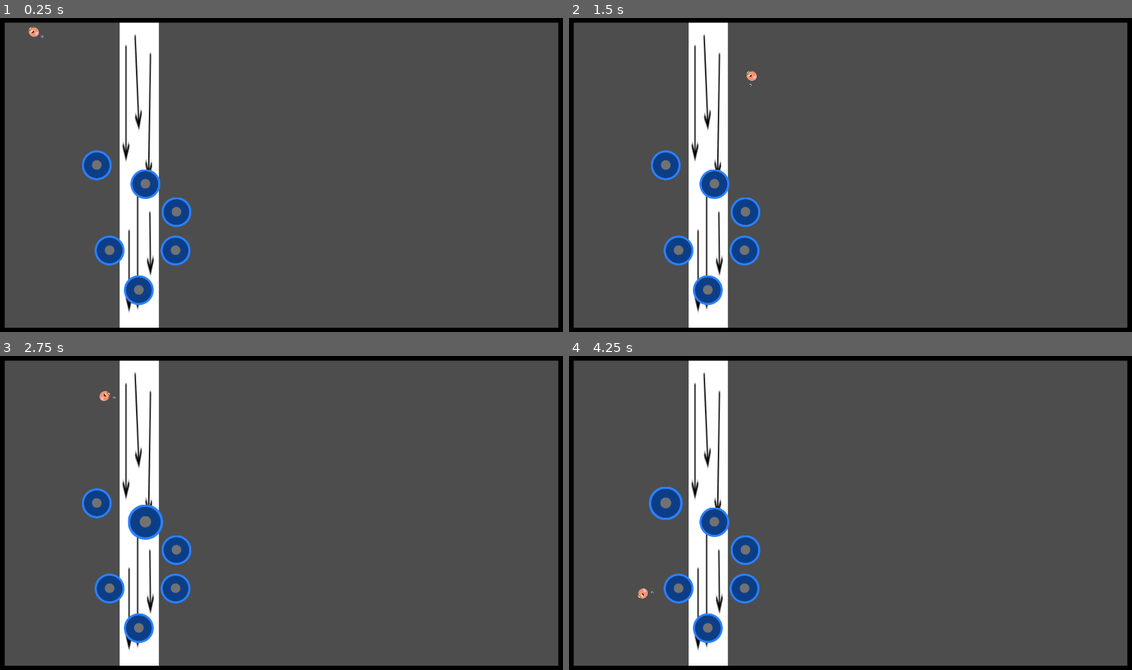
Above: before the commit, frames 1-4 (two rows, left to right).
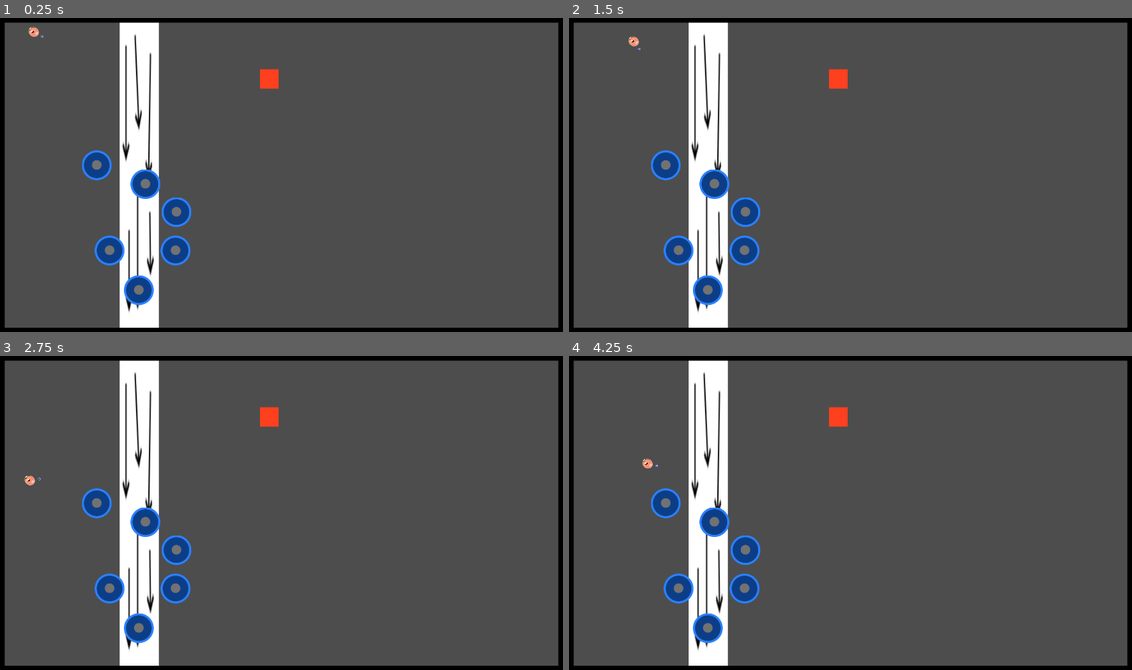
Above: after the commit, the same moments.

Repository: davifarhi/GGJ25-CrashSim-Untitled
Game: Godot game, scene res://scenes/TestPhysique.tscn
Same seed, same stepped clock (60 frames per second), same inputs: the game is played once before the commit and once after it.
Inputs (mouse positions are in pixels of both pictures, inside the frame that each line leads up to):
- Up to frame 1 (0.25 s): no input
- Up to frame 2 (1.5 s): tap Enter at 0.5 s; move the mouse to (974, 159) at 0.52 s; click (974, 159) at 0.6 s; move the mouse to (737, 190) at 1.27 s; click (737, 190) at 1.35 s
- Up to frame 3 (2.75 s): move the mouse to (337, 440) at 2.02 s; click (337, 440) at 2.1 s
- Up to frame 4 (4.25 s): move the mouse to (822, 575) at 2.77 s; click (822, 575) at 2.85 s; move the mouse to (1025, 560) at 3.52 s; click (1025, 560) at 3.6 s

The runs differ from the first frame. In frame 1, 0.2% of the frame differs, in the area x 46-50%, y 16-23%; in frame 2, 0.3%; in frame 3, 0.6%, in the area x 4-50%, y 11-59%; in frame 4, 0.6%.

Commit message:
Add moving wall

Diff:
--- a/ggj-crashsim-untilted/scenes/TestPhysique.tscn
+++ b/ggj-crashsim-untilted/scenes/TestPhysique.tscn
@@ -1,9 +1,10 @@
-[gd_scene load_steps=5 format=4 uid="uid://cc2eu2n0fag1s"]
+[gd_scene load_steps=6 format=4 uid="uid://cc2eu2n0fag1s"]
 
 [ext_resource type="PackedScene" uid="uid://b6j1f4wg7fctp" path="res://scenes/Boubou.tscn" id="1_tasia"]
 [ext_resource type="PackedScene" uid="uid://wakg8ukvu4bk" path="res://scenes/obstacles/round_bumper.tscn" id="2_pe7dj"]
 [ext_resource type="PackedScene" uid="uid://b3gda251w5tng" path="res://scenes/BaseMapTileMap.tscn" id="3_cuq61"]
 [ext_resource type="PackedScene" uid="uid://dr8qcb8xad7lc" path="res://scenes/obstacles/wind_turbine.tscn" id="4_mii5k"]
+[ext_resource type="PackedScene" uid="uid://cj4gw1uwfjl7x" path="res://scenes/obstacles/moving_wall_2x_2.tscn" id="6_j4sah"]
 
 [node name="Node2D" type="Node2D"]
 
@@ -20,9 +21,11 @@
 [node name="Boubou" parent="." instance=ExtResource("1_tasia")]
 position = Vector2(130, 63)
 rotation = 1.01578
+continuous_cd = 1
 
 [node name="TileMapLayer" parent="." instance=ExtResource("3_cuq61")]
 tile_map_data = PackedByteArray("AAAAAAAAAAAAAAAAAAABAAAAAAAAAAAAAAACAAAAAAAAAAAAAAADAAAAAAAAAAAAAAAEAAAAAAAAAAAAAAAFAA …(5936 unchanged characters)…
+navigation_enabled = false
 script = null
 
 [node name="RoundBumper3" parent="." instance=ExtResource("2_pe7dj")]
@@ -36,3 +39,6 @@
 
 [node name="RoundBumper6" parent="." instance=ExtResource("2_pe7dj")]
 position = Vector2(482, 930)
+
+[node name="MovingWall_2x2" parent="." instance=ExtResource("6_j4sah")]
+position = Vector2(919, 221)
--- /dev/null
+++ b/ggj-crashsim-untilted/scenes/obstacles/moving_wall_2x2.gd
@@ -0,0 +1,56 @@
+extends RigidBody2D
+
+@export var displacement:Vector2 #px
+@export var displacementTime:float = 1 #sec
+@export var idleTime:float = 0
+@export var speed:Curve
+
+@onready var initPos:Vector2 = position
+@onready var finalPos = initPos + displacement
+
+enum Step {
+	Idle,
+	Aller,
+	Retour
+}
+
+var currentStep:Step = Step.Idle
+var nextStep:Step = Step.Aller
+var time:float = 0
+
+# Called when the node enters the scene tree for the first time.
+func _ready() -> void:
+	pass
+
+# Called every frame. 'delta' is the elapsed time since the previous frame.
+func _process(delta: float) -> void:
+	pass
+
+func _draw() -> void:
+	pass
+
+func _physics_process(delta: float) -> void:
+	time += delta
+	match currentStep:
+		Step.Idle:
+			if time >= idleTime:
+				currentStep = nextStep
+				nextStep = Step.Idle
+				time = 0
+
+		Step.Aller:
+			if time < displacementTime:
+				var alpha = speed.sample(time / displacementTime)
+				position = initPos + (finalPos - initPos) * alpha
+			else:
+				currentStep = nextStep
+				nextStep = Step.Retour
+				time = 0
+		Step.Retour:
+			if time < displacementTime:
+				var alpha = speed.sample(time / displacementTime)
+				position = finalPos + (initPos - finalPos) * alpha
+			else:
+				currentStep = nextStep
+				nextStep = Step.Aller
+				time = 0
--- /dev/null
+++ b/ggj-crashsim-untilted/scenes/obstacles/moving_wall_2x_2.tscn
@@ -0,0 +1,25 @@
+[gd_scene load_steps=5 format=3 uid="uid://cj4gw1uwfjl7x"]
+
+[ext_resource type="Script" path="res://scenes/obstacles/moving_wall_2x2.gd" id="1_ffmwb"]
+[ext_resource type="Texture2D" uid="uid://dhah6jwkrf202" path="res://assets/uglyWall64x64.png" id="1_p0n7w"]
+
+[sub_resource type="Curve" id="Curve_88api"]
+_data = [Vector2(0, 0), 0.0, 0.0, 0, 0, Vector2(1, 1), 0.0, 0.0, 0, 0]
+point_count = 2
+
+[sub_resource type="RectangleShape2D" id="RectangleShape2D_vpay0"]
+size = Vector2(64, 64)
+
+[node name="MovingWall_2x2" type="RigidBody2D"]
+lock_rotation = true
+freeze = true
+freeze_mode = 1
+continuous_cd = 1
+script = ExtResource("1_ffmwb")
+speed = SubResource("Curve_88api")
+
+[node name="Sprite2D" type="Sprite2D" parent="."]
+texture = ExtResource("1_p0n7w")
+
+[node name="CollisionShape2D" type="CollisionShape2D" parent="."]
+shape = SubResource("RectangleShape2D_vpay0")
Binary file added: ggj-crashsim-untilted/assets/uglyWall64x64.png
Not shown, added: ggj-crashsim-untilted/assets/uglyWall64x64.png.import
